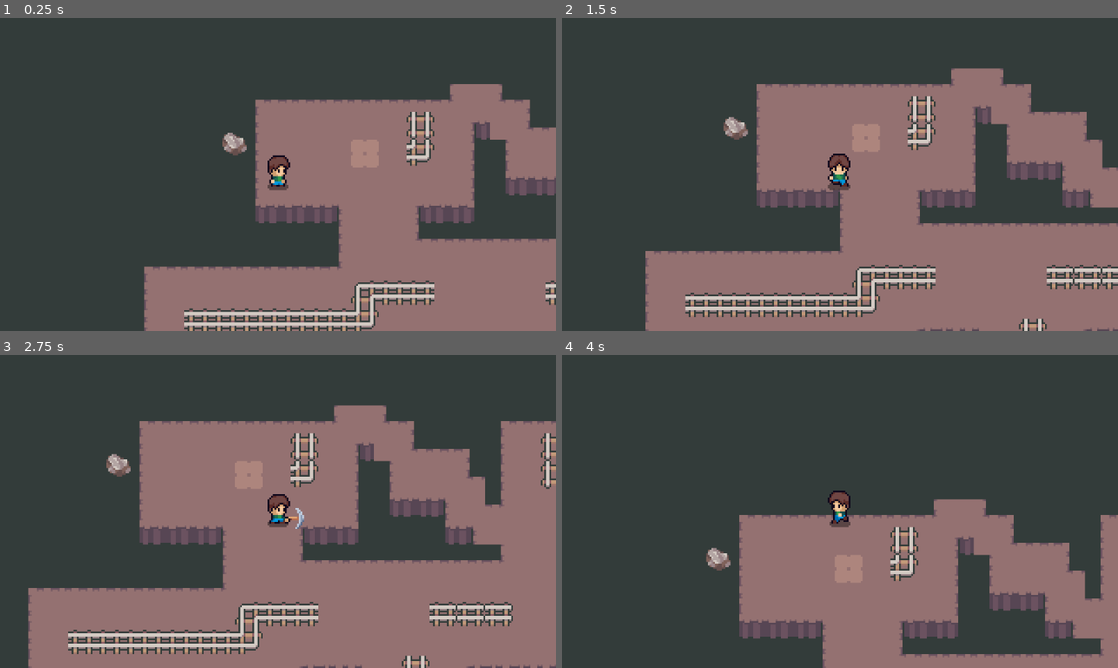
Above: before the commit, frames 1-4 (two rows, left to right).
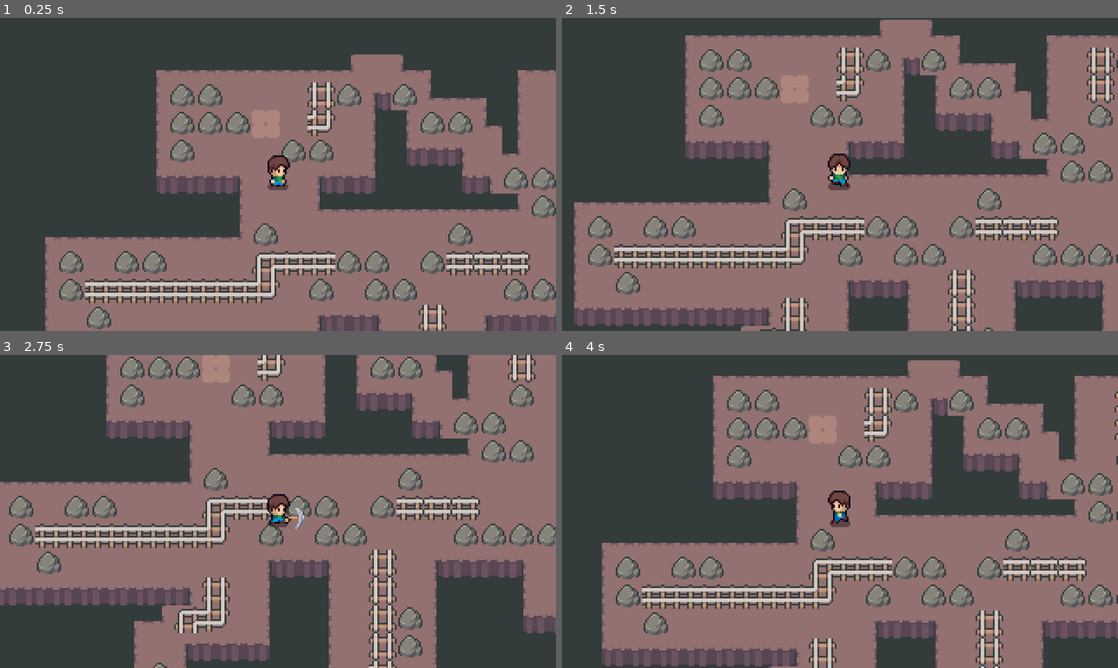
Above: after the commit, the same moments.

Repository: serprathamsharma/Mine-Rogue
Game: Godot game, scene res://scenes/level.tscn
Same seed, same stepped clock (60 frames per second), same inputs: the game is played once before the commit and once after it. The project has no main scene, so this scene is started directly. Sound files missing from this copy of the repository are replaced by a short silence.
Inputs:
- Up to frame 1 (0.25 s): no input
- Up to frame 2 (1.5 s): tap Enter at 0.5 s; hold D (right) 0.53-1.28 s; hold Space (use_pickaxe) 0.53-1.28 s; hold S (down) from 1.28 s (still down); tap Space (use_pickaxe) at 1.35 s
- Up to frame 3 (2.75 s): release S (down) at 2.03 s; hold D (right) from 2.03 s (still down); hold Space (use_pickaxe) from 2.03 s (still down)
- Up to frame 4 (4 s): release D (right) at 2.78 s; release Space (use_pickaxe) at 2.78 s; hold W (up) 2.78-3.53 s; tap Space (use_pickaxe) at 2.85 s; hold A (left) from 3.53 s (still down); hold Space (use_pickaxe) from 3.53 s (still down)

The runs differ from the first frame. In frame 1, 41% of the frame differs, in the area x 8-100%, y 11-100%; in frame 2, 49%; in frame 3, 62%, in the area x 0-100%, y 0-100%; in frame 4, 51%.

Commit message:
rock types

Diff:
--- a/data/ores/gold_ore.tres
+++ b/data/ores/gold_ore.tres
@@ -9,7 +9,7 @@
 
 [resource]
 script = ExtResource("1_si681")
-name = "stone_ore"
+name = "gold_ore"
 texture = SubResource("AtlasTexture_ydtff")
 value = 100
 metadata/_custom_type_script = "uid://cgpqs8hltmy44"
--- a/scenes/level.tscn
+++ b/scenes/level.tscn
@@ -1,10 +1,19 @@
 [gd_scene format=3 uid="uid://dv007p651x3ef"]
 
+[ext_resource type="Script" uid="uid://dr574ka4kpwus" path="res://scripts/level.gd" id="1_olg7q"]
 [ext_resource type="PackedScene" uid="uid://dq4rtpuwbll1v" path="res://scenes/player.tscn" id="1_w7c3h"]
+[ext_resource type="Script" uid="uid://c5aqjxngkr80c" path="res://scripts/rock_data.gd" id="2_olg7q"]
 [ext_resource type="PackedScene" uid="uid://dipknkuraablo" path="res://scenes/rock.tscn" id="2_w8frs"]
+[ext_resource type="Resource" uid="uid://5x2bnkmmj8tt" path="res://data/rocks/stone.tres" id="3_w8frs"]
+[ext_resource type="Resource" uid="uid://cwuo4r4g0wxp1" path="res://data/rocks/iron.tres" id="4_t1rx8"]
+[ext_resource type="Resource" uid="uid://cpgytykhycdi8" path="res://data/rocks/amethyst.tres" id="5_8iemx"]
+[ext_resource type="Resource" uid="uid://c66r41fbgq3wt" path="res://data/rocks/gold.tres" id="6_64w2a"]
+[ext_resource type="Resource" uid="uid://c2vyw2s5okswa" path="res://data/rocks/diamond.tres" id="7_fpun6"]
 [ext_resource type="PackedScene" uid="uid://tya1jj5jlljc" path="res://scenes/levels/map_1.tscn" id="8_olg7q"]
 
 [node name="Level" type="Node2D" unique_id=28304679]
+script = ExtResource("1_olg7q")
+rock_types = Array[ExtResource("2_olg7q")]([ExtResource("3_w8frs"), ExtResource("4_t1rx8"), ExtResource("6_64w2a"), ExtResource("7_fpun6"), ExtResource("5_8iemx")])
 
 [node name="Map" parent="." unique_id=2098287933 instance=ExtResource("8_olg7q")]
 
@@ -16,4 +25,4 @@
 [node name="OreContainer" type="Node2D" parent="." unique_id=1823065528]
 
 [node name="Player" parent="." unique_id=1028650799 instance=ExtResource("1_w7c3h")]
-position = Vector2(38, 68)
+position = Vector2(87, 55)
--- a/scripts/level.gd
+++ b/scripts/level.gd
@@ -4,9 +4,11 @@
 const ROCK_SCENE= preload("res://scenes/rock.tscn")
 
 @export var rock_types: Array[RockData] = []
+
 @onready var rock_container: Node2D = $RockContainer
 @onready var current_map: Node2D = $Map
-@onready var player: Player = $Playersssawaw
+@onready var player: Player = $Player
+
 
 var current_depth : int = 1
 # Called when the node enters the scene tree for the first time.
